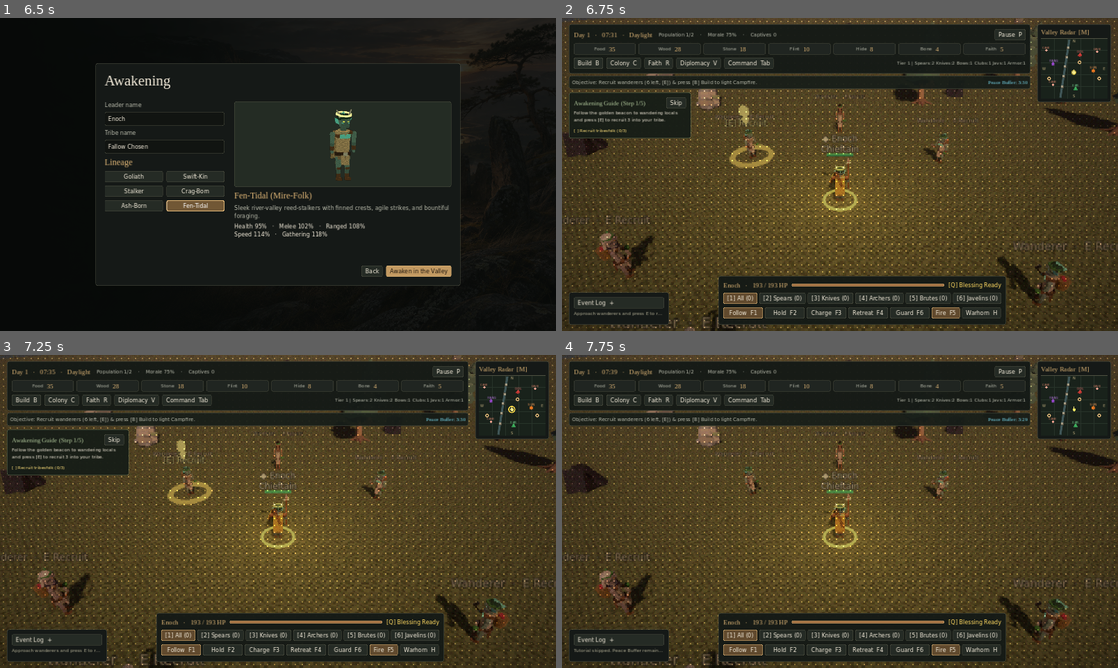
Above: before the commit, frames 1-4 (two rows, left to right).
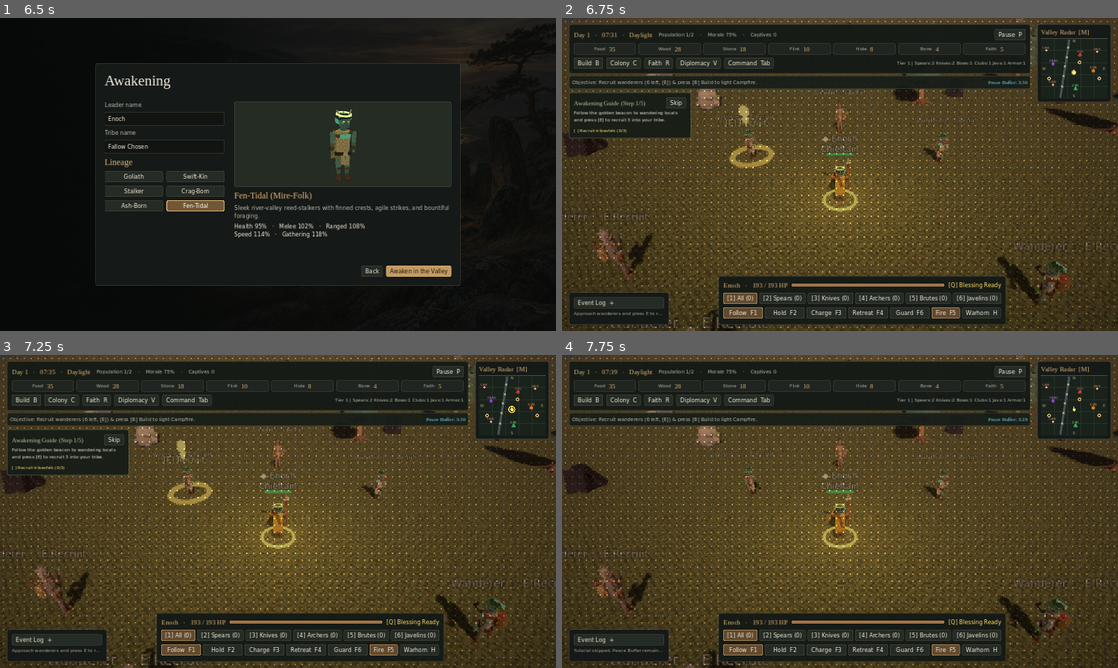
Above: after the commit, the same moments.

Repository: abharrison1995-droid/christ-fallow
Game: Godot game, scene res://scenes/ui/title_screen.tscn
The game is run twice, just before and just after one commit, with the same random seed, the same clock (stepped at 60 frames per second) and the same inputs.
Inputs:
- Up to frame 1 (6.5 s): click "Start" at 0.5 s; click "New Game" at 1.25 s; click "Goliath" at 2 s; click "Swift-Kin" at 2.75 s; click "Stalker" at 3.5 s; click "Crag-Born" at 4.25 s; click "Ash-Born" at 5 s; click "Fen-Tidal" at 5.75 s
- Up to frame 2 (6.75 s): click "Awaken in the Valley" at 6.5 s
- Up to frame 3 (7.25 s): no input
- Up to frame 4 (7.75 s): click "Skip" at 7.25 s

Frame 1 is identical in both runs. In frame 2, 0.6% of the frame differs, in the area x 0-55%, y 23-83%; in frame 3, 0.6%; in frame 4, 0.6%.

Commit message:
Add the Stalker and Ash-Walker six-body lineups

Diff:
--- a/scripts/entities/crag_born_trial.gd
+++ b/scripts/entities/crag_born_trial.gd
@@ -7,6 +7,8 @@
 	GameData.Lineage.CRAG_BORN: "crag_born",
 	GameData.Lineage.GOLIATH: "goliath",
 	GameData.Lineage.SWIFT_KIN: "swift_kin",
+	GameData.Lineage.STALKER: "stalker",
+	GameData.Lineage.ASH_WALKER: "ash_walker",
 }
 const GEAR := "res://assets/models/gear"
 const CHILD_SCALE := 0.68
--- a/scripts/tools/verify_crag_born.gd
+++ b/scripts/tools/verify_crag_born.gd
@@ -74,10 +74,10 @@
 	child.set_physics_process(false)
 	var forager := unit.get_node_or_null("CragBornTrial") as Trial
 	var child_model := child.get_node_or_null("CragBornTrial") as Trial
-	var stalker: Node = faction.spawn_colonist(base_pos + Vector3(8, 0, 0), _data.Lineage.STALKER,
-		_data.Gender.MALE, _data.Role.FORAGER, false, false, false, "Stalker Check")
-	stalker.set_physics_process(false)
-	_check(stalker._skinned_trial == null and stalker._visual_root.visible,
+	var fen_tidal: Node = faction.spawn_colonist(base_pos + Vector3(8, 0, 0), _data.Lineage.FEN_TIDAL,
+		_data.Gender.MALE, _data.Role.FORAGER, false, false, false, "Fen-Tidal Check")
+	fen_tidal.set_physics_process(false)
+	_check(fen_tidal._skinned_trial == null and fen_tidal._visual_root.visible,
 		"Unpromoted lineages continue to use procedural rigs")
 	var leader_trial_enabled := Trial.LAUNCH_FLAG in OS.get_cmdline_user_args()
 	_check((leader.get_node_or_null("SkinnedTribesmanTrial") != null) == leader_trial_enabled,
--- a/scripts/tools/verify_skinned_lineages.gd
+++ b/scripts/tools/verify_skinned_lineages.gd
@@ -18,7 +18,10 @@
 				"Set APPDATA and CHRIST_FALLOW_QA_APPDATA to the same isolated directory"):
 			quit(1)
 			return
-	var lineages: Array[int] = [_data.Lineage.GOLIATH, _data.Lineage.CRAG_BORN, _data.Lineage.SWIFT_KIN]
+	var lineages: Array[int] = [
+		_data.Lineage.GOLIATH, _data.Lineage.CRAG_BORN, _data.Lineage.SWIFT_KIN,
+		_data.Lineage.STALKER, _data.Lineage.ASH_WALKER,
+	]
 	await _verify_lineage_gameplay(lineages)
 	if Trial.enabled() and _check(out_dir.is_absolute_path() and DirAccess.make_dir_recursive_absolute(out_dir) == OK,
 			"Pass a writable absolute --out-dir for the lineage review"):
@@ -102,7 +105,7 @@
 	var shared_rig := reference.find_child("Skeleton3D", true, false) as Skeleton3D
 	var sheet := Image.create(LINEAGE_SNAPSHOT.x * lineages.size(), LINEAGE_SNAPSHOT.y * VARIANTS.size(),
 		false, Image.FORMAT_RGB8)
-	var body_sizes: Array[Vector3] = []
+	var body_sizes := {}
 	for i in range(lineages.size()):
 		var gallery := Image.create(LINEAGE_SNAPSHOT.x * 3, LINEAGE_SNAPSHOT.y * 2, false, Image.FORMAT_RGB8)
 		for j in range(SIX_VARIANTS.size()):
@@ -117,6 +120,8 @@
 				_stage.add_child(model)
 				await process_frame
 				_verify_rig(model, tint, shared_rig)
+				if lineages[i] == _data.Lineage.ASH_WALKER:
+					_verify_ember_material(model)
 				await _verify_motion(model, kit)
 				if kit == "FORAGER" or variant == "broad":
 					var portrait := await _capture_model(model, true, 0.15, -30.0, LINEAGE_SNAPSHOT)
@@ -131,14 +136,31 @@
 				if variant == "broad" and kit == "SPEARMAN":
 					for mesh_node in model.find_children("*", "MeshInstance3D", true, false):
 						if mesh_node.skin != null:
-							body_sizes.append(mesh_node.get_aabb().size * model.scale)
+							body_sizes[lineages[i]] = mesh_node.get_aabb().size * model.scale
 				model.free()
 		var lineage_key: String = Trial.LINEAGE_KEYS[lineages[i]]
 		var path := out_dir.path_join("%s-six-variants.png" % lineage_key.replace("_", "-"))
 		_check(gallery.save_png(path) == OK, "Save the %s six-body comparison PNG" % lineage_key)
-	_check(body_sizes.size() == 3 and body_sizes[0].y > body_sizes[1].y * 1.3
-		and body_sizes[2].y < body_sizes[1].y * 0.85
-		and body_sizes[0].x > body_sizes[1].x and body_sizes[2].x < body_sizes[1].x,
+	var goliath: Vector3 = body_sizes.get(_data.Lineage.GOLIATH, Vector3.ZERO)
+	var crag: Vector3 = body_sizes.get(_data.Lineage.CRAG_BORN, Vector3.ZERO)
+	var swift: Vector3 = body_sizes.get(_data.Lineage.SWIFT_KIN, Vector3.ZERO)
+	var stalker: Vector3 = body_sizes.get(_data.Lineage.STALKER, Vector3.ZERO)
+	_check(goliath.y > crag.y * 1.3 and swift.y > 0.0 and swift.y < crag.y * 0.85
+		and goliath.x > crag.x and swift.x < crag.x,
 		"Goliath and Swift-Kin bracket Crag-Born in rendered height and width")
+	_check(stalker.y > crag.y and stalker.x < crag.x, "Stalkers retain a tall, narrow silhouette")
 	_check(sheet.save_png(out_dir.path_join("skinned-lineages.png")) == OK, "Save the lineage comparison PNG")
 	reference.free()
+
+
+func _verify_ember_material(model: Trial) -> void:
+	for node in model.find_children("*", "MeshInstance3D", true, false):
+		var mesh_node := node as MeshInstance3D
+		for slot in range(mesh_node.mesh.get_surface_count()):
+			var source := mesh_node.mesh.surface_get_material(slot)
+			if source.resource_name == "Mat_EmberSkinPaint":
+				var shader := mesh_node.get_surface_override_material(slot) as ShaderMaterial
+				_check(shader != null and float(shader.get_shader_parameter("emission_energy")) > 0.0,
+					"Ash-Walker ember marks glow through the gameplay shader")
+				return
+	_check(false, "Ash-Walker body has its imported ember marks")
Binary file added: assets/models/characters/lineages/ash_walker/ash_walker_boy.glb
Not shown, added: assets/models/characters/lineages/ash_walker/ash_walker_boy.glb.import
Binary file added: assets/models/characters/lineages/ash_walker/ash_walker_braided.glb
Not shown, added: assets/models/characters/lineages/ash_walker/ash_walker_braided.glb.import
Binary file added: assets/models/characters/lineages/ash_walker/ash_walker_broad.glb
Not shown, added: assets/models/characters/lineages/ash_walker/ash_walker_broad.glb.import
Binary file added: assets/models/characters/lineages/ash_walker/ash_walker_child.glb
Not shown, added: assets/models/characters/lineages/ash_walker/ash_walker_child.glb.import
Binary file added: assets/models/characters/lineages/ash_walker/ash_walker_cropped.glb
Not shown, added: assets/models/characters/lineages/ash_walker/ash_walker_cropped.glb.import
Binary file added: assets/models/characters/lineages/ash_walker/ash_walker_twin_knots.glb
Not shown, added: assets/models/characters/lineages/ash_walker/ash_walker_twin_knots.glb.import
(and 17 more such lines)
